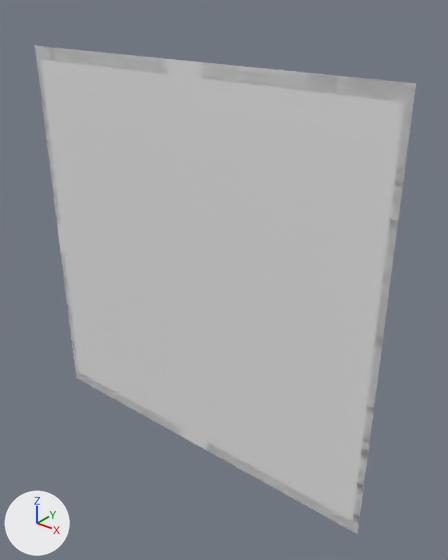
Renders of the OBJ model Assets/Tiled2Unity/Meshes/HousesN.obj from each side of a commit.
Before and after are seen from a 50 mm lens placed at (2.08, -5.11, 0.77), pointed at (-2.21, 0.24, -2.55). The lights are fixed; the arrows at lower left show +X, +Y and +Z. Where no turn or scale is listed for an object, it has been applied to the vertices.

Objects in the first picture: 'HousesN'.
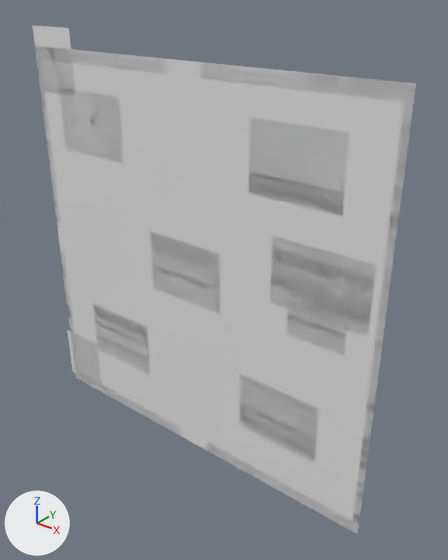
Pixel boxes (x1, y1, x2, y2) of what changed, in the pictures (448 x 560 px):
'HousesN', reshaped
    before: (35, 46, 416, 534)
    after: (32, 25, 416, 534)
part 1 of me_housesn, added
    after: (32, 25, 376, 463)

The change, as a diff of the scene's bpy script:
```diff
--- a/Assets/Tiled2Unity/Meshes/HousesN.obj.py
+++ b/Assets/Tiled2Unity/Meshes/HousesN.obj.py
@@ me_housesn @@
 # used by ob_housesn; location = (0.0, 0.0, 0.0)
-me_housesn.from_pydata(...)  # 4225 vertices, 4269 faces; spans x -5.12..0.0, y 0.0, z -5.12..0.0
+me_housesn.from_pydata(...)  # 4229 vertices, 4279 faces; spans x -5.2..0.0, y 0.0, z -5.12..0.24
+# me_housesn part 1
+# 4 vertices are added at (-5.12, 0.0, 0.24), (-4.4, 0.0, 0.24), (-5.2, 0.0, -5.04), (-5.2, 0.0, -4.24)
+# 10 new faces join them
```
